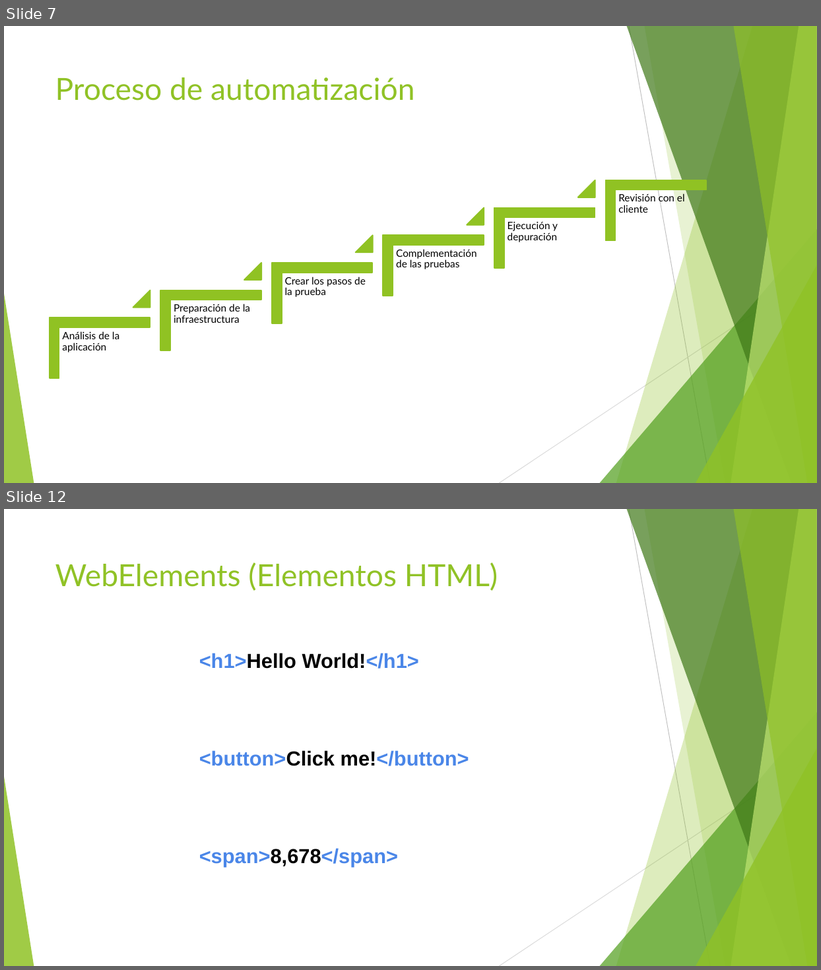
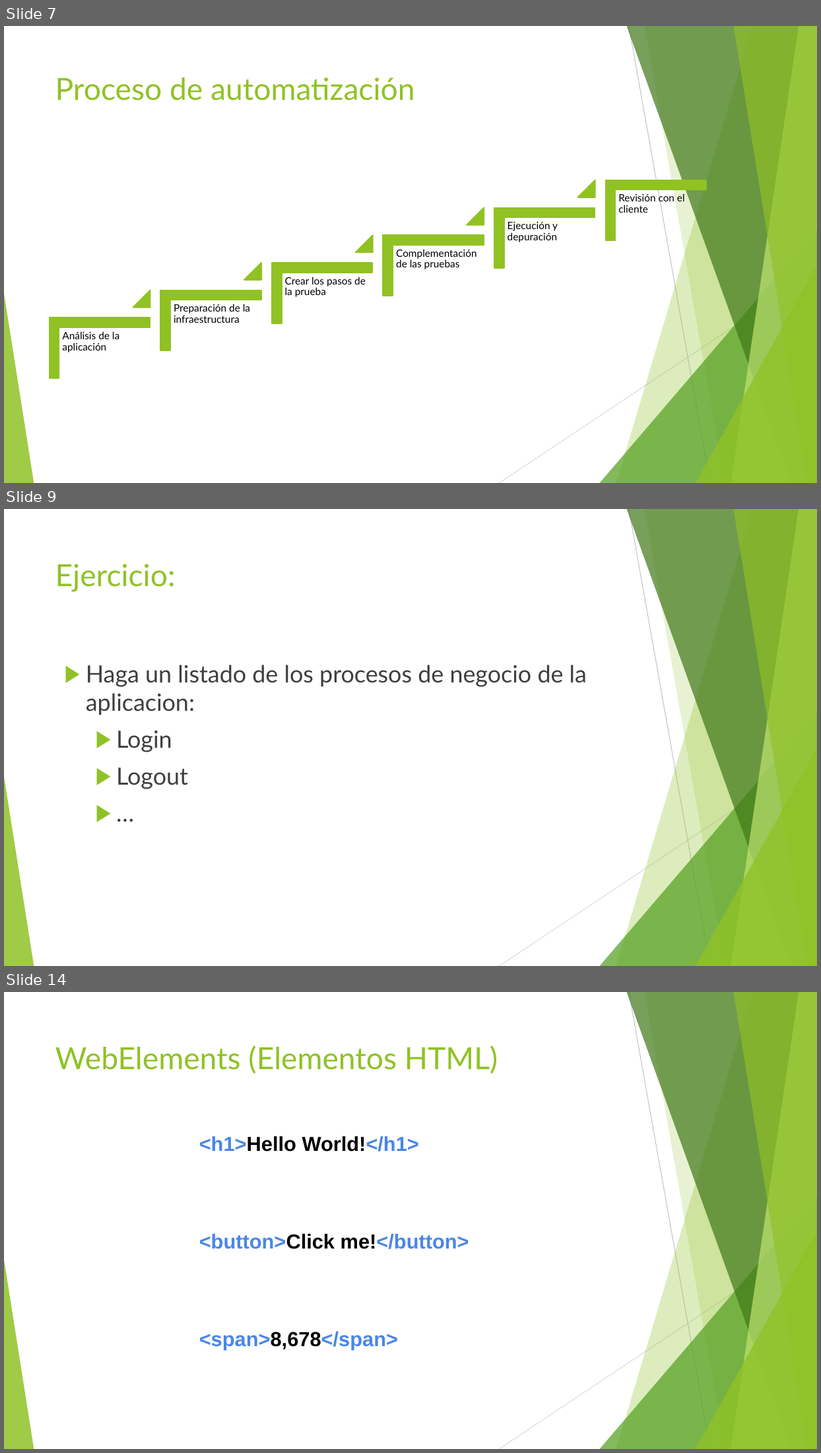
Before and after one commit to jomarnavarro/intro_automation, a slide deck: presentaciones/Selenium, session 1.pptx. Shown one above the other, each under a label of ours: slides 7 and 12 before the commit, slides 7, 9 and 14 after it; the slides between them are not shown. The pictures are 821x970 and 821x1453 pixels, drawn with LibreOffice and Linux fonts; fonts in the diff are those of the drawing. Boxes give left, top, right and bottom in pixels: in the first picture for what was removed or moved away, otherwise in the second. Text is boxed around its words. In the diff, an @@ line names an element or a change of style, - is before the commit and + after.

```diff
--- a/presentaciones/Selenium, session 1.pptx
+++ b/presentaciones/Selenium, session 1.pptx
@@ slide 9 added at box(4, 509, 817, 966), background #FFFFFF; not listed: 10 template elements that a slide beside it also shows @@
@@ title added at box(55, 564, 176, 591), 36 pt, text #90C226 @@
+Ejercicio:
@@ text added at box(86, 665, 587, 789), 28 pt, text #3F3F3F @@
+▶ Haga un listado de los procesos de negocio de la aplicacion:
+  ▶ Login
+  ▶ Logout
+  ▶ …
@@ what was slide 12 is now slide 14 @@
```
Also in this commit, not shown: 8 slides changed, 2 other slides added, 2 slides removed.
